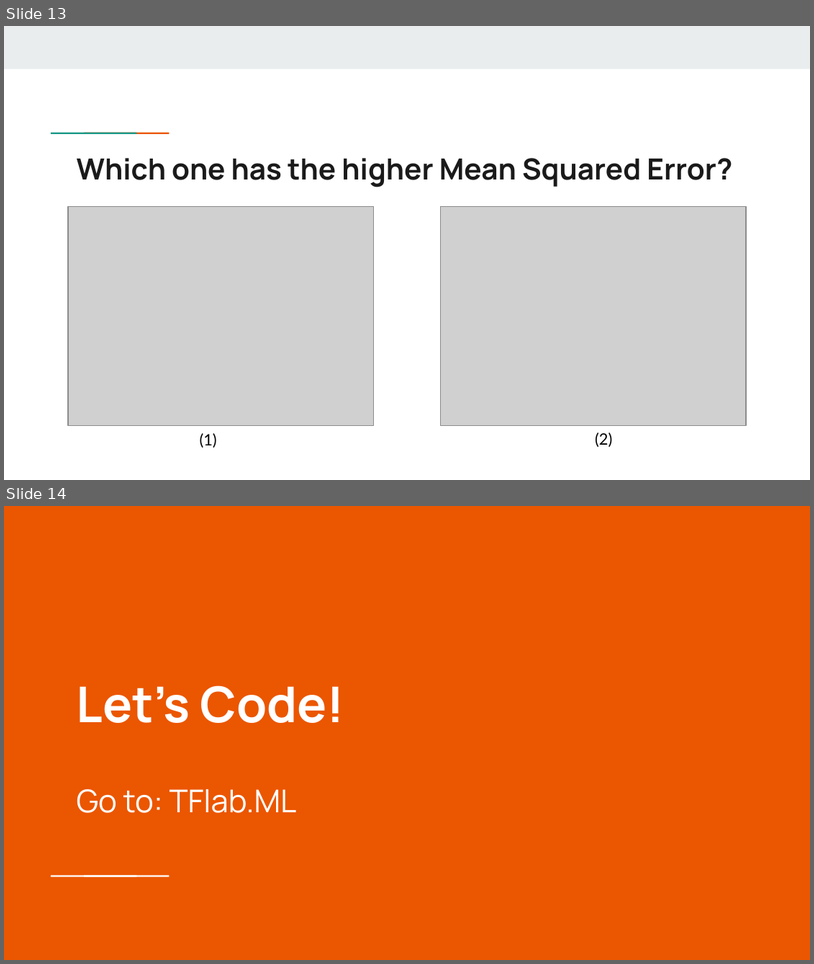
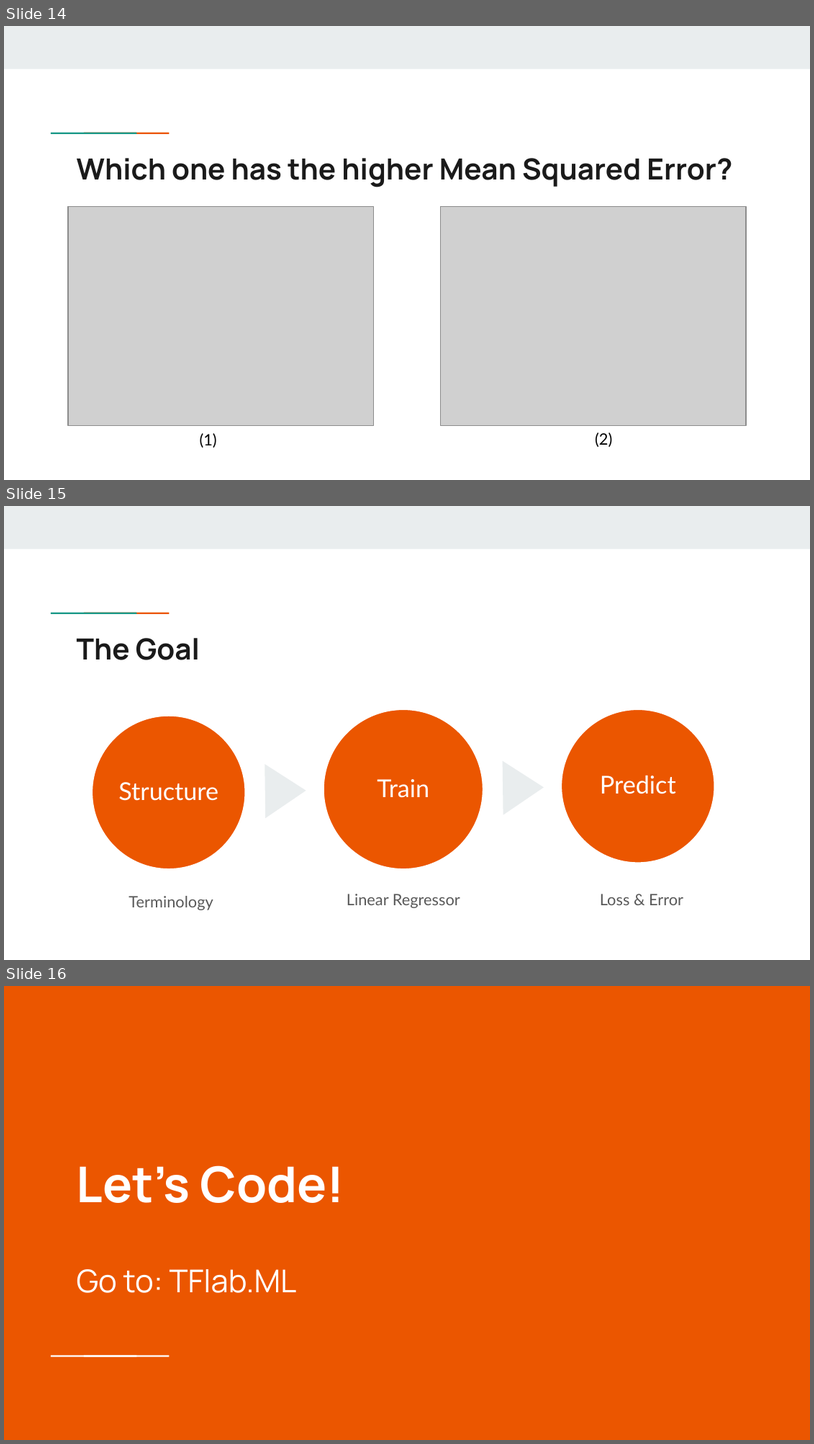
Before and after one commit to OmarEinea/tf, a slide deck: presentation.pptx. Shown one above the other, each under a label of ours: slides 13 and 14 before the commit, slides 14, 15 and 16 after it. The pictures are 814x964 and 814x1444 pixels, drawn with LibreOffice and Linux fonts; fonts in the diff are those of the drawing; grey boxes stand for pictures. Boxes give left, top, right and bottom in pixels: in the first picture for what was removed or moved away, otherwise in the second. Text is boxed around its words. In the diff, an @@ line names an element or a change of style, - is before the commit and + after.

```diff
--- a/presentation.pptx
+++ b/presentation.pptx
@@ slide 15 added at (4,506,810,960), background #FFFFFF; not listed: 3 template elements that a slide beside it also shows @@
@@ title added at (77,638,200,660), 26 pt, text #1A1A1A, bold @@
+The Goal
@@ group added at (92,708,715,869): 3 ellipses, 3 texts, 2 triangles @@
+Structure
+Train
+Predict
@@ text added at (347,893,460,908), 14 pt, text #595959 @@
+Linear Regressor
@@ text added at (600,893,684,905), 14 pt, text #595959 @@
+Loss & Error
@@ text added at (129,896,213,910), 14 pt, text #595959 @@
+Terminology
@@ what was slide 13 is now slide 14 @@
@@ what was slide 14 is now slide 16 @@
```
Also in this commit, not shown: 3 slides changed, 2 other slides added, 2 other files.
